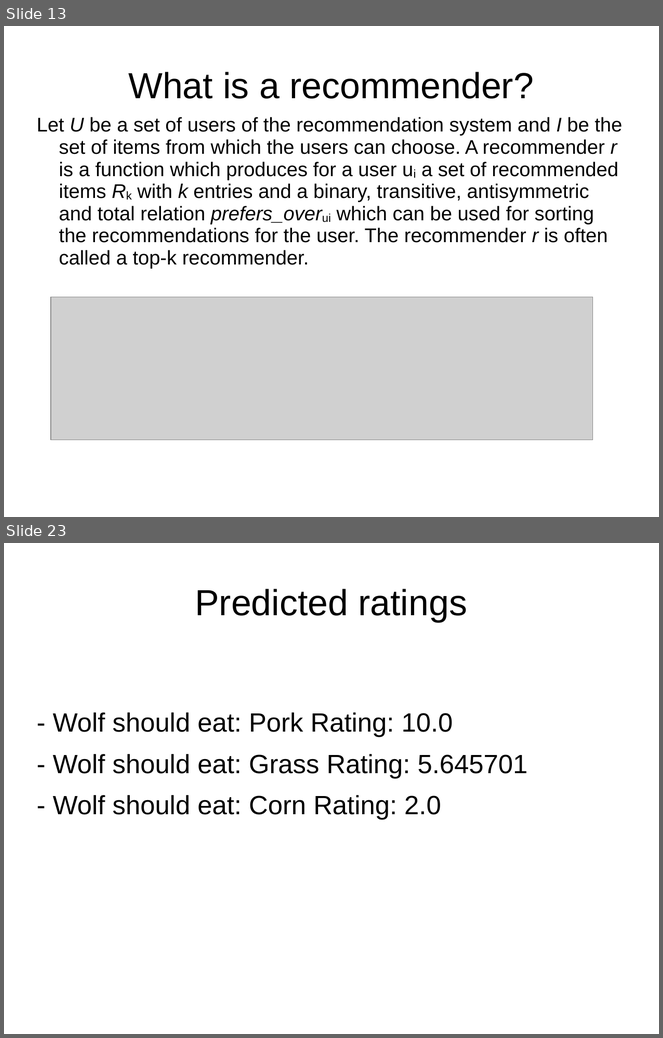
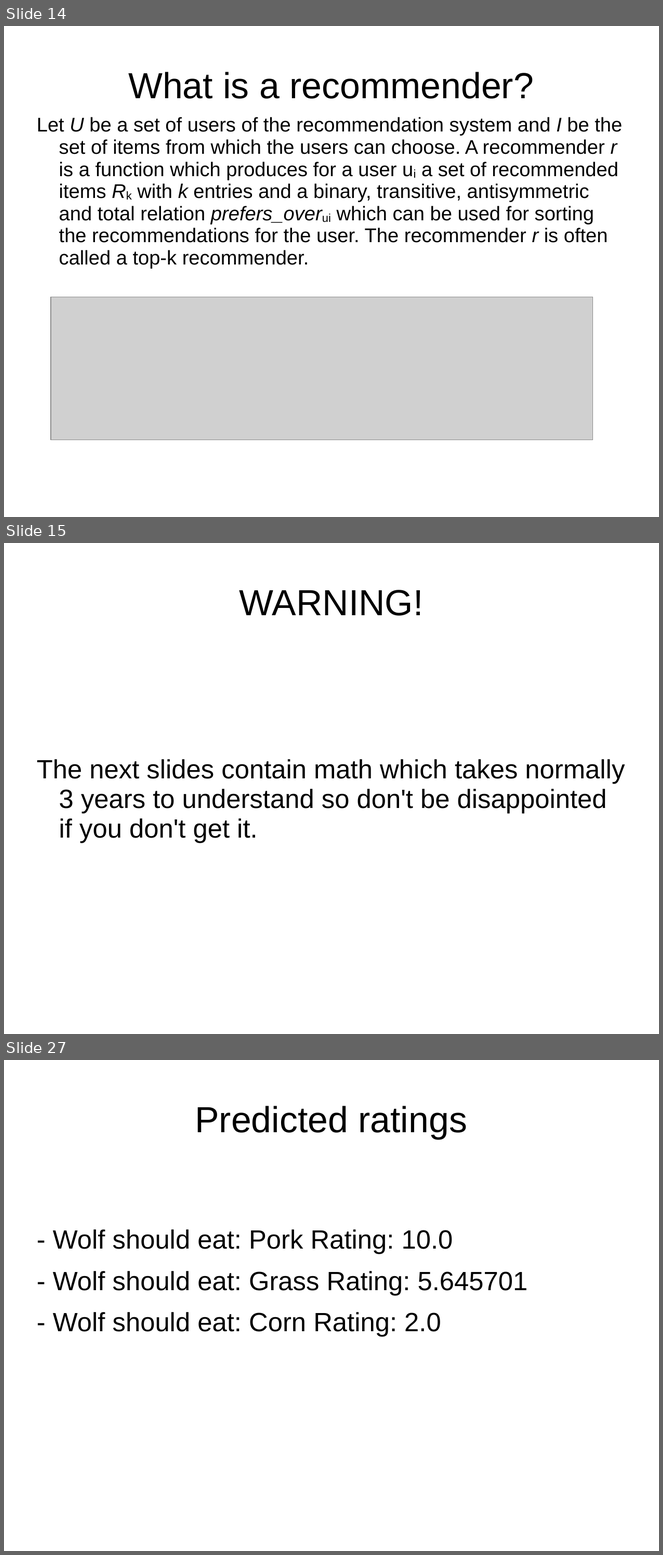
Before and after one commit to ManuelB/facebook-recommender-demo, a slide deck: docs/Talk-BedCon-Berlin-2012.odp. Shown one above the other, each under a label of ours: slides 13 and 23 before the commit, slides 14, 15 and 27 after it; the slides between them are not shown. The pictures are 663x1038 and 663x1555 pixels, drawn with LibreOffice and Linux fonts; fonts in the diff are those of the drawing; grey boxes stand for pictures; background and template pictures are left out. Boxes give left, top, right and bottom in pixels: in the first picture for what was removed or moved away, otherwise in the second. Text is boxed around its words. In the diff, an @@ line names an element or a change of style, - is before the commit and + after.

```diff
--- a/docs/Talk-BedCon-Berlin-2012.odp
+++ b/docs/Talk-BedCon-Berlin-2012.odp
@@ slide 15 added at (4,543,659,1034), background picture (left out) @@
@@ title added at (239,590,423,616), 44 pt, text #000000 @@
+WARNING!
@@ text added at (37,759,625,843), 32 pt, text #000000 @@
+The next slides contain math which takes normally 3 years to understand so don't be disappointed if you don't get it.
@@ what was slide 13 is now slide 14 @@
@@ what was slide 23 is now slide 27 @@
```
Also in this commit, not shown: 9 slides changed, 10 other slides added, 2 slides removed, 7 other files.
